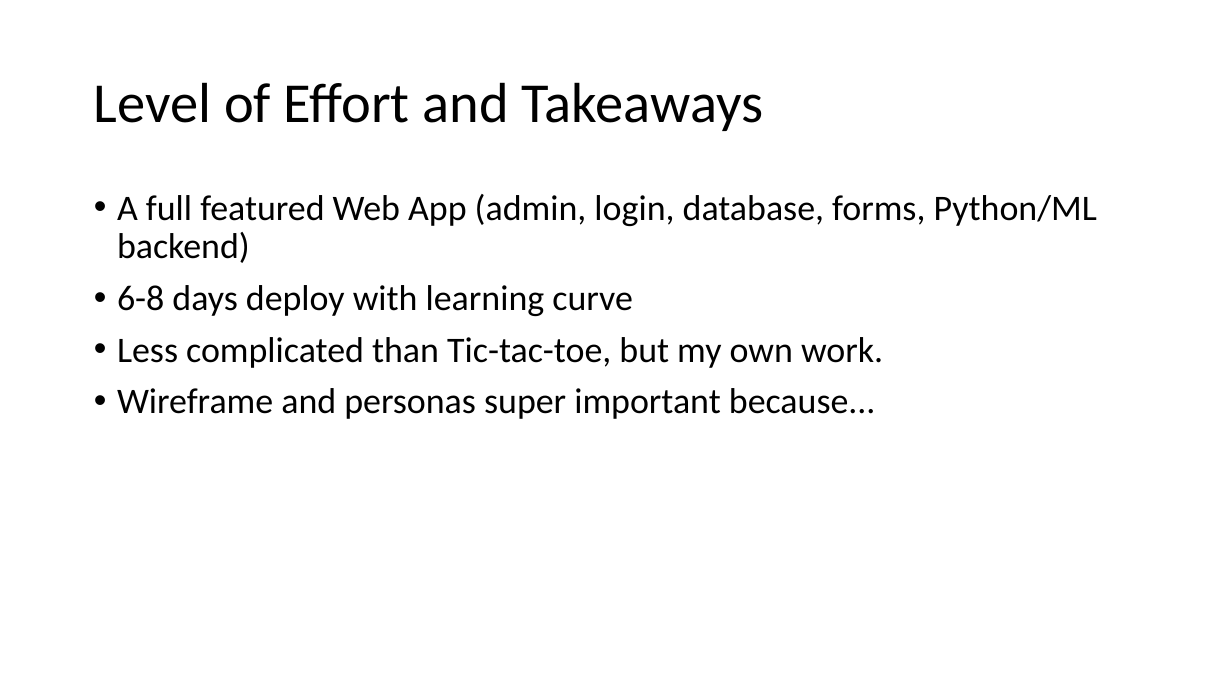
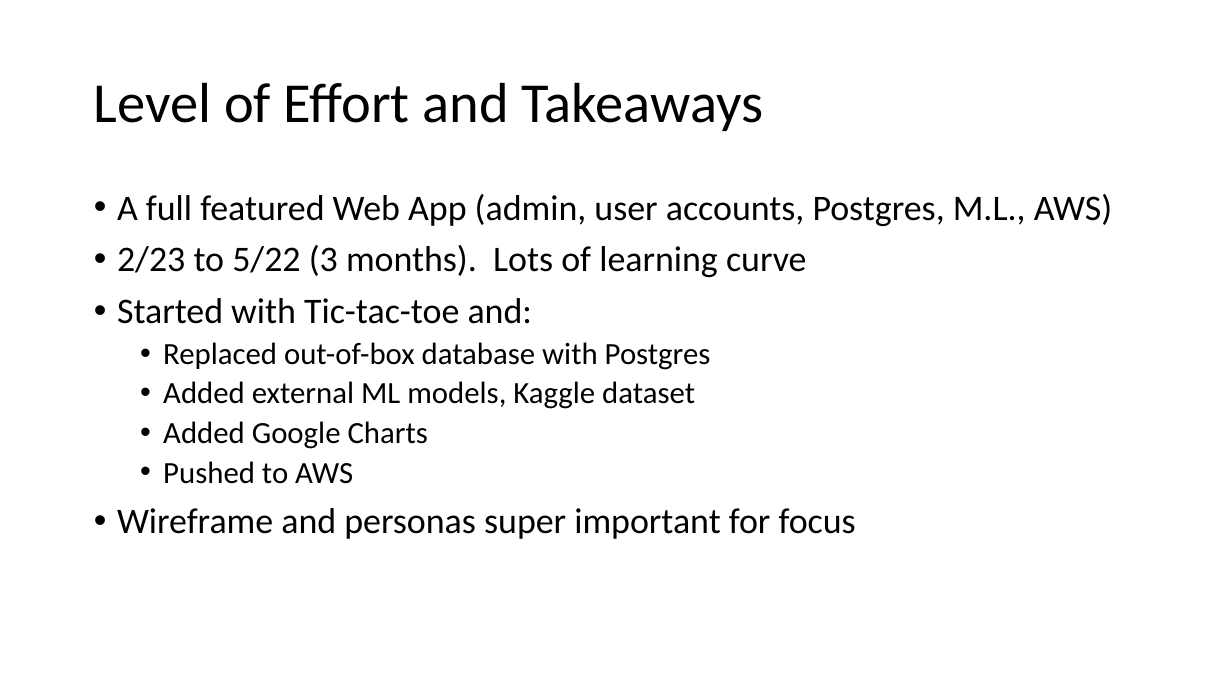
Before and after one commit to cwinsor/django_103_plasticc_and_ux, a slide deck: slide 37 of presentation.pptx (slide 25 before the commit). Drawn at 1232x693 pixels with LibreOffice and Linux fonts; fonts in the diff are those of the drawing. Boxes give left, top, right and bottom in pixels: in the first picture for what was removed or moved away, otherwise in the second. Text is boxed around its words. In the diff, an @@ line names an element or a change of style, - is before the commit and + after.

```diff
--- a/presentation.pptx
+++ b/presentation.pptx
@@ text at bbox=[117, 194, 1113, 539]: text changed @@
-• A full featured Web App (admin, login, database, forms, Python/ML backend)
-• 6-8 days deploy with learning curve
-• Less complicated than Tic-tac-toe, but my own work.
-• Wireframe and personas super important because...
+• A full featured Web App (admin, user accounts, Postgres, M.L., AWS)
+• 2/23 to 5/22 (3 months). Lots of learning curve
+• Started with Tic-tac-toe and:
+  • Replaced out-of-box database with Postgres
+  • Added external ML models, Kaggle dataset
+  • Added Google Charts
+  • Pushed to AWS
+• Wireframe and personas super important for focus
```
Also in this commit, not shown: 17 other slides changed, 16 slides added, 3 slides removed, 4 other files.
